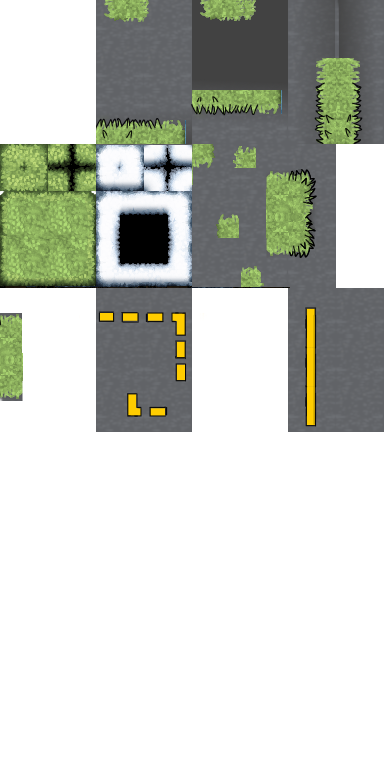
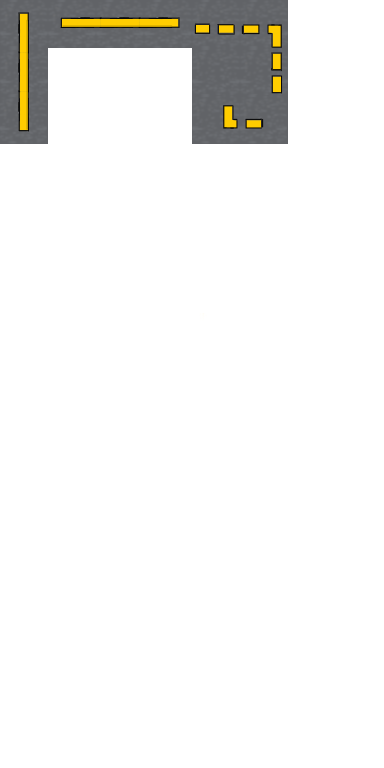
Two versions of the same layered image (384 x 768). Layer-by-layer changes:
painted on "Proper" over [0, 0, 384, 432]
